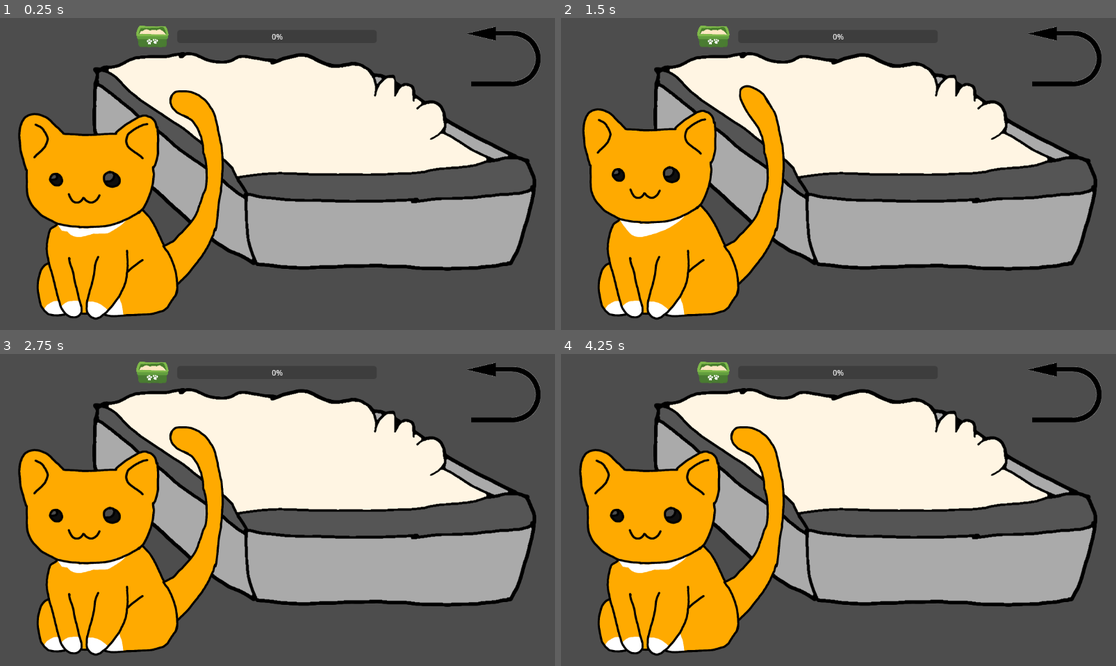
Above: before the commit, frames 1-4 (two rows, left to right).
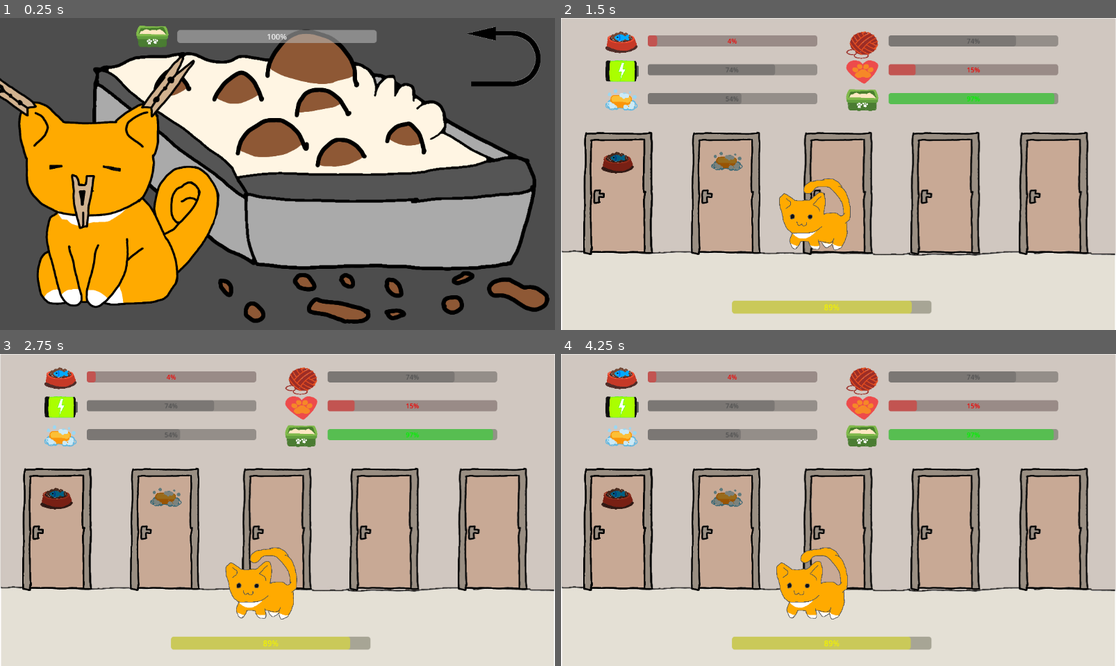
Above: after the commit, the same moments.

Repository: HipolitoThe3rd/Cat-Game
Game: Godot game, scene res://scenes/litter_room.tscn
The game is run twice, just before and just after one commit, with the same random seed, the same clock (stepped at 60 frames per second) and the same inputs. This scene is started directly instead of the project's main scene.
Inputs (mouse positions are in pixels of both pictures, inside the frame that each line leads up to):
- Up to frame 1 (0.25 s): no input
- Up to frame 2 (1.5 s): click (1066, 55) at 0.5 s; tap Enter (ui_accept) at 1.25 s; move the mouse to (960, 158) at 1.27 s; hold Right (ui_right) from 1.28 s (still down); click (960, 158) at 1.42 s
- Up to frame 3 (2.75 s): tap Enter (ui_accept) at 1.52 s; release Right (ui_right) at 2 s; drag from (166, 525) to (27, 397) at 2.02 s
- Up to frame 4 (4.25 s): move the mouse to (894, 441) at 2.77 s; hold Left (ui_left) 2.78-3.5 s; click (894, 441) at 2.92 s; drag from (810, 572) to (672, 463) at 3.52 s

The runs differ from the first frame. In frame 1, 20% of the frame differs, in the area x 0-99%, y 3-98%; in frame 2, 99%; in frame 3, 99%, in the area x 0-100%, y 0-100%; in frame 4, 99%.
Error after the commit: Invalid access to property or key 'smcursor_pet' on a base object of type 'Node (global.gd)'. (res://scripts/hub.gd:74)

Commit message:
litter room continued

Diff:
--- a/scenes/litter_room.tscn
+++ b/scenes/litter_room.tscn
@@ -8,11 +8,10 @@
 [ext_resource type="Texture2D" uid="uid://ddv27frolbmg0" path="res://sprites/cat_sit_0.png" id="6_e7iwj"]
 [ext_resource type="Script" uid="uid://csivltf8vui4l" path="res://scripts/cat_litter-room.gd" id="6_os7vx"]
 [ext_resource type="Texture2D" uid="uid://6to1vlsubjjd" path="res://sprites/cat_sit_1_3.png" id="7_os7vx"]
-[ext_resource type="Texture2D" uid="uid://dxlfmhbcnhrmi" path="res://sprites/Cat_bath_sigh_0.png" id="7_wbgc5"]
 [ext_resource type="Texture2D" uid="uid://5wm387iif02c" path="res://sprites/cat_sit_2.png" id="8_a8pcf"]
 [ext_resource type="Texture2D" uid="uid://dfcposf80ql13" path="res://sprites/Cat_bath_move_0.png" id="9_0nsp4"]
 [ext_resource type="Texture2D" uid="uid://di4oycah3x3mn" path="res://sprites/Cat_bath_move_1.png" id="10_ejfk8"]
-[ext_resource type="Texture2D" uid="uid://55f0iixtrv0s" path="res://sprites/Cat_bath_sigh_1.png" id="11_khg7x"]
+[ext_resource type="Texture2D" uid="uid://r3ne6bpbdtbw" path="res://sprites/cat_clothespin.png" id="12_e7iwj"]
 [ext_resource type="AudioStream" uid="uid://nessqm2ljwv2" path="res://sfx/meow_angry.wav" id="12_gr1ho"]
 [ext_resource type="AudioStream" uid="uid://dt067tneqp13v" path="res://sfx/meow_happy.mp3" id="13_cl0px"]
 [ext_resource type="PackedScene" uid="uid://dnq7c6g28k7bi" path="res://scenes/prefabs/showerhead_hitbox.tscn" id="14_75q13"]
@@ -68,7 +67,7 @@
 }
 
 [sub_resource type="Animation" id="Animation_idygx"]
-resource_name = "sigh"
+resource_name = "stinky"
 length = 2.0
 tracks/0/type = "value"
 tracks/0/imported = false
@@ -77,10 +76,10 @@
 tracks/0/interp = 1
 tracks/0/loop_wrap = true
 tracks/0/keys = {
-"times": PackedFloat32Array(0, 1),
-"transitions": PackedFloat32Array(1, 1),
-"update": 1,
-"values": [ExtResource("7_wbgc5"), ExtResource("11_khg7x")]
+"times": PackedFloat32Array(0),
+"transitions": PackedFloat32Array(1),
+"update": 1,
+"values": [ExtResource("12_e7iwj")]
 }
 tracks/1/type = "value"
 tracks/1/imported = false
@@ -97,37 +96,63 @@
 tracks/2/type = "value"
 tracks/2/imported = false
 tracks/2/enabled = true
-tracks/2/path = NodePath("../AudioCat/MeowHappy:playing")
+tracks/2/path = NodePath("../AudioCat/MeowStinky:stream")
 tracks/2/interp = 1
 tracks/2/loop_wrap = true
 tracks/2/keys = {
 "times": PackedFloat32Array(0),
 "transitions": PackedFloat32Array(1),
 "update": 1,
+"values": [ExtResource("12_gr1ho")]
+}
+tracks/3/type = "value"
+tracks/3/imported = false
+tracks/3/enabled = true
+tracks/3/path = NodePath("../AudioCat/MeowStinky:playing")
+tracks/3/interp = 1
+tracks/3/loop_wrap = true
+tracks/3/keys = {
+"times": PackedFloat32Array(0),
+"transitions": PackedFloat32Array(1),
+"update": 1,
 "values": [true]
 }
 
-[sub_resource type="Animation" id="Animation_wbgc5"]
-length = 0.001
-tracks/0/type = "value"
-tracks/0/imported = false
-tracks/0/enabled = true
-tracks/0/path = NodePath(".:texture")
-tracks/0/interp = 1
-tracks/0/loop_wrap = true
-tracks/0/keys = {
-"times": PackedFloat32Array(0),
-"transitions": PackedFloat32Array(1),
-"update": 1,
-"values": [ExtResource("6_e7iwj")]
+[sub_resource type="Animation" id="Animation_e7iwj"]
+resource_name = "idle_half-speed"
+length = 2.0
+loop_mode = 1
+tracks/0/type = "value"
+tracks/0/imported = false
+tracks/0/enabled = true
+tracks/0/path = NodePath(".:offset")
+tracks/0/interp = 1
+tracks/0/loop_wrap = true
+tracks/0/keys = {
+"times": PackedFloat32Array(0),
+"transitions": PackedFloat32Array(1),
+"update": 0,
+"values": [Vector2(0, 0)]
+}
+tracks/1/type = "value"
+tracks/1/imported = false
+tracks/1/enabled = true
+tracks/1/path = NodePath(".:texture")
+tracks/1/interp = 1
+tracks/1/loop_wrap = true
+tracks/1/keys = {
+"times": PackedFloat32Array(0, 0.5, 1, 1.5, 2),
+"transitions": PackedFloat32Array(1, 1, 1, 1, 1),
+"update": 1,
+"values": [ExtResource("6_e7iwj"), ExtResource("7_os7vx"), ExtResource("8_a8pcf"), ExtResource("7_os7vx"), ExtResource("6_e7iwj")]
 }
 
 [sub_resource type="AnimationLibrary" id="AnimationLibrary_v7xm0"]
 _data = {
-&"RESET": SubResource("Animation_wbgc5"),
 &"idle": SubResource("Animation_i4q2v"),
+&"idle_half-speed": SubResource("Animation_e7iwj"),
 &"move": SubResource("Animation_v7xm0"),
-&"sigh": SubResource("Animation_idygx")
+&"stinky": SubResource("Animation_idygx")
 }
 
 [sub_resource type="RectangleShape2D" id="RectangleShape2D_i4q2v"]
@@ -148,7 +173,7 @@
 grow_vertical = 2
 texture = ExtResource("2_2t3sf")
 
-[node name="CleanlinessIcon" type="TextureRect" parent="."]
+[node name="BladderIcon" type="TextureRect" parent="."]
 offset_left = 283.0
 offset_top = 16.0
 offset_right = 617.0
@@ -156,7 +181,7 @@
 scale = Vector2(0.2, 0.2)
 texture = ExtResource("3_e7iwj")
 
-[node name="CleanlinessBar" type="ProgressBar" parent="."]
+[node name="BladderBar" type="ProgressBar" parent="."]
 offset_left = 368.0
 offset_top = 25.0
 offset_right = 782.0
@@ -188,11 +213,11 @@
 
 [node name="AudioCat" type="Node" parent="Cat"]
 
-[node name="MeowAngry" type="AudioStreamPlayer" parent="Cat/AudioCat"]
-stream = ExtResource("12_gr1ho")
-
 [node name="MeowHappy" type="AudioStreamPlayer" parent="Cat/AudioCat"]
 stream = ExtResource("13_cl0px")
+
+[node name="MeowStinky" type="AudioStreamPlayer" parent="Cat/AudioCat"]
+stream = ExtResource("12_gr1ho")
 
 [node name="ShowerheadHitbox" parent="." instance=ExtResource("14_75q13")]
 
@@ -235,7 +260,7 @@
 position = Vector2(900, 162)
 texture = ExtResource("18_os7vx")
 
-[node name="LitterboxClean2" type="Sprite2D" parent="LitterBox"]
+[node name="LitterboxDirty" type="Sprite2D" parent="LitterBox"]
 visible = false
 position = Vector2(900, 162)
 texture = ExtResource("19_a8pcf")
--- a/scripts/cat_litter-room.gd
+++ b/scripts/cat_litter-room.gd
@@ -1,2 +1,10 @@
 class_name LitterRoomCat
 extends Node2D
+
+@onready var anim_play = $AnimationPlayer
+
+func animate(anim := "idle") -> void:
+	anim_play.play(anim)
+
+func happy_meow():
+	$AudioCat/MeowHappy.play()
--- a/scripts/global.gd
+++ b/scripts/global.gd
@@ -1,10 +1,18 @@
 ## Global variables
 extends Node
+
+@onready var web_version = true # whether or not this is the web version
 
 var cursor_default = load("res://sprites/cursors/cursor_default.png")
 var cursor_pet = load("res://sprites/cursors/cursor_pet.png")
 var cursor_shower = load("res://sprites/cursors/cursor_shower-head.png")
 var cursor_shower_pour = load("res://sprites/cursors/cursor_shower-head_pressedd.png")
+
+# small cursors for web version
+var smcursor_default = load("res://sprites/cursors/cursor_default.png")
+var smcursor_default_pet = load("res://sprites/cursors/cursor_pet.png")
+var smcursor_default_shower = load("res://sprites/cursors/cursor_shower-head.png")
+var smcursor_default_shower_pour = load("res://sprites/cursors/cursor_shower-head_pressedd.png")
 
 # Cat mood system globals
 var mood = 90 # how happy the cat is; 0 is minimum and 100 is maximum, default 50
@@ -15,7 +23,7 @@
 var cleanliness = 55 # 0 to 100, decreases over time, affects mood, default 95
 var entertainment = 75 # 0 to 100, boredom level; too low means bored, default 50
 var affection = 15 # 0 to 100, needs player interaction to increase, default 40
-var bladder = 100 # 0 to 100, decreases over time/activity; at 0 cat soils itself and resets to 100, default 100
+var bladder = 24 # 0 to 100, decreases over time/activity; at 0 cat soils itself and resets to 100, default 100
 
 # Called when the node enters the scene tree for the first time.
 func _ready() -> void:
--- a/scripts/hub.gd
+++ b/scripts/hub.gd
@@ -70,11 +70,17 @@
 
 func _on_cat_mouse_entered() -> void:
 	#print("cursor entered cat")
-	Input.set_custom_mouse_cursor(Global.cursor_pet)
+	if Global.web_version:
+		Input.set_custom_mouse_cursor(Global.smcursor_pet)
+	else:
+		Input.set_custom_mouse_cursor(Global.cursor_pet)
 
 func _on_cat_mouse_exited() -> void:
 	#print("cursor exited cat")
-	Input.set_custom_mouse_cursor(Global.cursor_default)
+	if Global.web_version:
+		Input.set_custom_mouse_cursor(Global.smcursor_default)
+	else:
+		Input.set_custom_mouse_cursor(Global.cursor_default)
 
 func _on_door_1_pressed() -> void:
 	get_tree().change_scene_to_file(room_kitchen)
--- a/scripts/litter_room.gd
+++ b/scripts/litter_room.gd
@@ -1,4 +1,29 @@
 extends Node2D
 
 @onready var litter_box = $LitterBox
+@onready var lb_clean_sprite = $LitterBox/LitterboxClean
+@onready var lb_dirty_sprite = $LitterBox/LitterboxDirty
 @onready var cat = $Cat
+@onready var bl_bar = $BladderBar
+
+func _ready() -> void:
+	# if bladder is below 25, use the litterbox automatically
+	if Global.bladder < 25:
+		relieve_cat()
+	elif Global.bladder > 75:
+		cat.happy_meow()
+		cat.animate()
+	else:
+		cat.animate("idle_half-speed")
+
+func _process(_delta: float) -> void:
+	bl_bar.value = Global.bladder
+
+func relieve_cat() -> void:
+	Global.bladder = 100
+	lb_clean_sprite.visible = false
+	lb_dirty_sprite.visible = true
+	cat.animate("stinky")
+
+func _on_back_button_button_down() -> void:
+	get_tree().change_scene_to_file("res://scenes/hub.tscn")
Not shown: 1 places in scenes/litter_room.tscn that only renumber resources
Binary file added: sprites/cursors/smcursor_default.png
Not shown, added: sprites/cursors/smcursor_default.png.import
Binary file added: sprites/cursors/smcursor_pet.png
Not shown, added: sprites/cursors/smcursor_pet.png.import
Binary file added: sprites/cursors/smcursor_shower-head.png
Not shown, added: sprites/cursors/smcursor_shower-head.png.import
